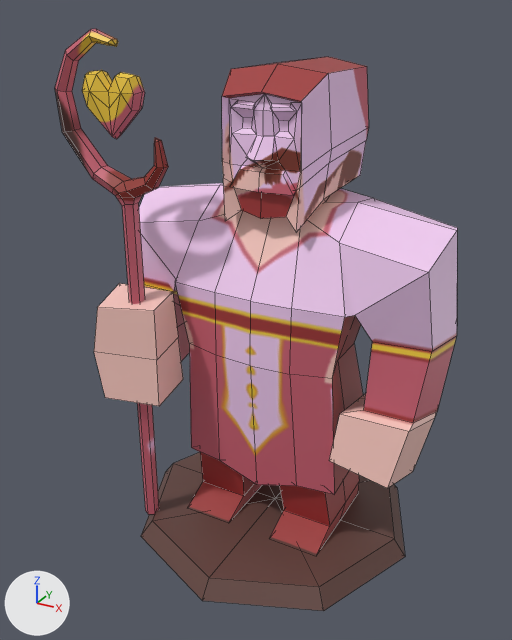
The FBX model Trucs_Graph/BoardGameCharacters/scenes/Asset_Pawn_Swag.fbx, before and after one commit.
Camera for both pictures: a camera (50 mm lens) standing at (0.434, -0.855, 0.767) and looking at (-0.025, -0.02, 0.35). Every picture has the same lights, and +X, +Y and +Z are marked at lower left. Mesh edges are drawn as thin lines. Where no turn or scale is listed for an object, it has been applied to the vertices.

Script lines for the objects in view, before the commit:
```python
me_mesh = bpy.data.meshes.new('Mesh')
me_mesh.from_pydata(...)  # 234 vertices, 238 faces; spans x -0.253..0.251, y -0.175..0.131, z -0.399..0.28
me_mesh.materials.append(mat_png_texture)  # picture img_tex_pawns_2048x2048_png
me_mesh_001 = bpy.data.meshes.new('Mesh.001')
me_mesh_001.from_pydata(...)  # 36 vertices, 46 faces; spans x -0.0454..0.0454, y -0.016..0.0164, z -0.0396..0.0445
me_mesh_001.materials.append(mat_png_texture)  # picture img_tex_pawns_2048x2048_png
me_mesh_002 = bpy.data.meshes.new('Mesh.002')
me_mesh_002.from_pydata(...)  # an 8-sided cut cone along z (radius 0.224 at the low end, 0.204 at the high end) spanning x -0.224..0.224, y -0.224..0.224, z 0.0..0.026
me_mesh_002.materials.append(mat_lambert4)  # picture img_tex_stand_01_512x512_png
me_mesh_003 = bpy.data.meshes.new('Mesh.003')
me_mesh_003.from_pydata(...)  # 87 vertices, 94 faces; spans x -0.086..0.083, y -0.017..0.017, z -0.361..0.361
me_mesh_003.materials.append(mat_png_texture)  # picture img_tex_pawns_2048x2048_png
ob_staff = bpy.data.objects.new('staff', me_mesh_003)
ob_staff.location = (-0.183, -0.12, 0.383)
ob_stp_body = bpy.data.objects.new('STP_body', me_mesh)
ob_stp_body.location = (0.0, 0.02, 0.424)
ob_stp_heart = bpy.data.objects.new('STP_heart', me_mesh_001)
ob_stp_heart.location = (-0.176, -0.12, 0.652)
ob_swag_stand = bpy.data.objects.new('Swag_Stand', me_mesh_002)
ob_swag_stand.location = (0.0, 0.0, 0.0)
```
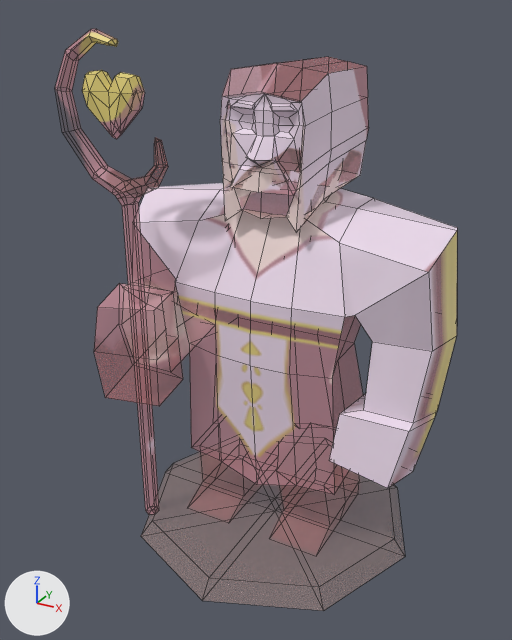
Commit message: refonte pawns 4

What the commit changed:
Picture 'TEX_Pawns_2048x2048.png' (img_tex_pawns_2048x2048_png) is now built by load_image('TEX_Pawns_2048x2048.psd', '../sourceimages/TEX_Pawns_2048x2048.png', 2048, 2048, 'Non-Color') instead of load_image('TEX_Pawns_2048x2048.png', '../sourceimages/TEX_Pawns_2048x2048.png', 2048, 2048, 'sRGB').
Picture 'TEX_Stand_01_512x512.png' (img_tex_stand_01_512x512_png) is now built by load_image('TEX_Stand_01_512x512.psd', '../sourceimages/TEX_Stand_01_512x512.png', 512, 512, 'Non-Color') instead of load_image('TEX_Stand_01_512x512.png', '../sourceimages/TEX_Stand_01_512x512.png', 512, 512, 'sRGB').
Material 'Tex_Stand' (mat_tex_stand) is new.
Uses the picture img_tex_stand_01_512x512_png.
Material 'Tex_Pawns' (mat_tex_pawns) is new.
Uses the picture img_tex_pawns_2048x2048_png.
me_mesh is used by ob_stp_body; location (0.0, 0.02, 0.424).
me_mesh had 234 vertices, 238 faces and spanned x -0.253..0.251, y -0.175..0.131, z -0.399..0.28.
me_mesh now has 268 vertices, 274 faces and spans x -0.253..0.251, y -0.175..0.131, z -0.399..0.28.
Part 1, on me_mesh:
32 faces are deleted.
8 vertices in x -0.044..0.044, y -0.073..-0.069, z 0.228..0.234 move by (0.0, 0.0, 0.001).
8 vertices move from x -0.107..0.107, y -0.068..0.0, z 0.109..0.229 to x -0.107..0.107, y -0.068..0.0, z 0.101..0.229.
34 vertices are added at x -0.076..0.076, y -0.074..0.131, z 0.122..0.276.
68 new faces join them.
me_mesh part 2: 92 kept faces spanning x -0.253..0.251, y -0.175..0.093, z -0.399..0.09 get new texture (UV) coordinates.
me_mesh part 3: 206 faces spanning x -0.253..0.251, y -0.175..0.103, z -0.399..0.247 switch from mat_png_texture (picture img_tex_pawns_2048x2048_png) to mat_tex_pawns.
me_mesh_002 has 18 vertices, 24 faces and spans x -0.224..0.224, y -0.224..0.224, z 0.0..0.026.
me_mesh_002 no longer uses material mat_lambert4 (picture img_tex_stand_01_512x512_png).
me_mesh_002 now uses material mat_tex_stand.
me_mesh_003 has 87 vertices, 94 faces and spans x -0.086..0.083, y -0.017..0.017, z -0.361..0.361.
me_mesh_003 no longer uses material mat_png_texture (picture img_tex_pawns_2048x2048_png).
me_mesh_003 now uses material mat_tex_pawns.

Pixel boxes [x1, y1, x2, y2] of what changed, in the pictures (512 x 640 px):
'STP_body', surface changed, reshaped: before [94, 57, 457, 554]; after [122, 61, 457, 488]
'Swag_Stand', surface changed, recoloured: [141, 452, 405, 611] in both
'staff', surface changed, recoloured: [55, 29, 168, 514] in both
'STP_heart', surface changed: [82, 70, 145, 139] in both
part 1 of me_mesh, built on: before [139, 57, 457, 272]; after [135, 61, 457, 271]
part 2 of me_mesh, surface changed (pink to grey): before [94, 231, 457, 554]; after [122, 231, 457, 488]
part 3 of me_mesh, recoloured: [140, 94, 428, 458] in both
